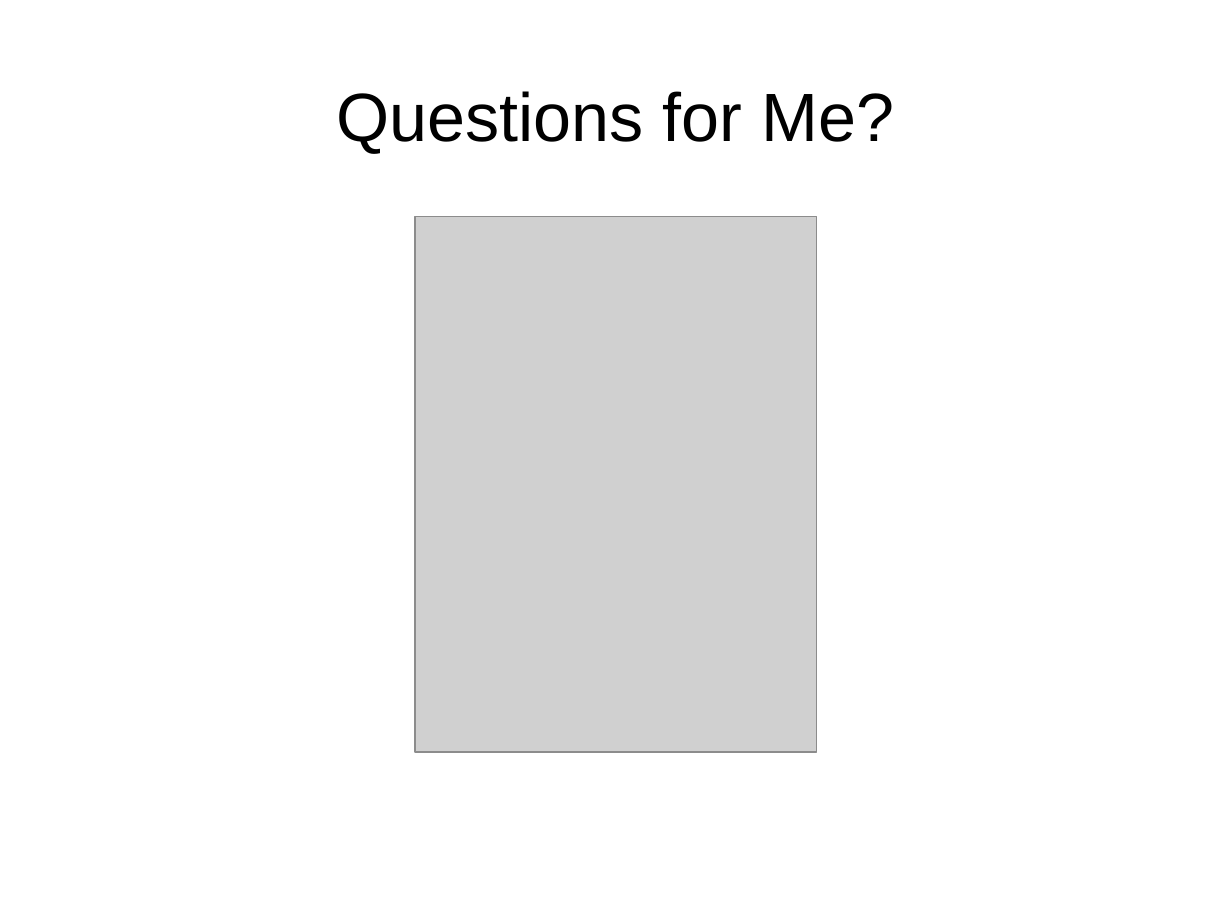
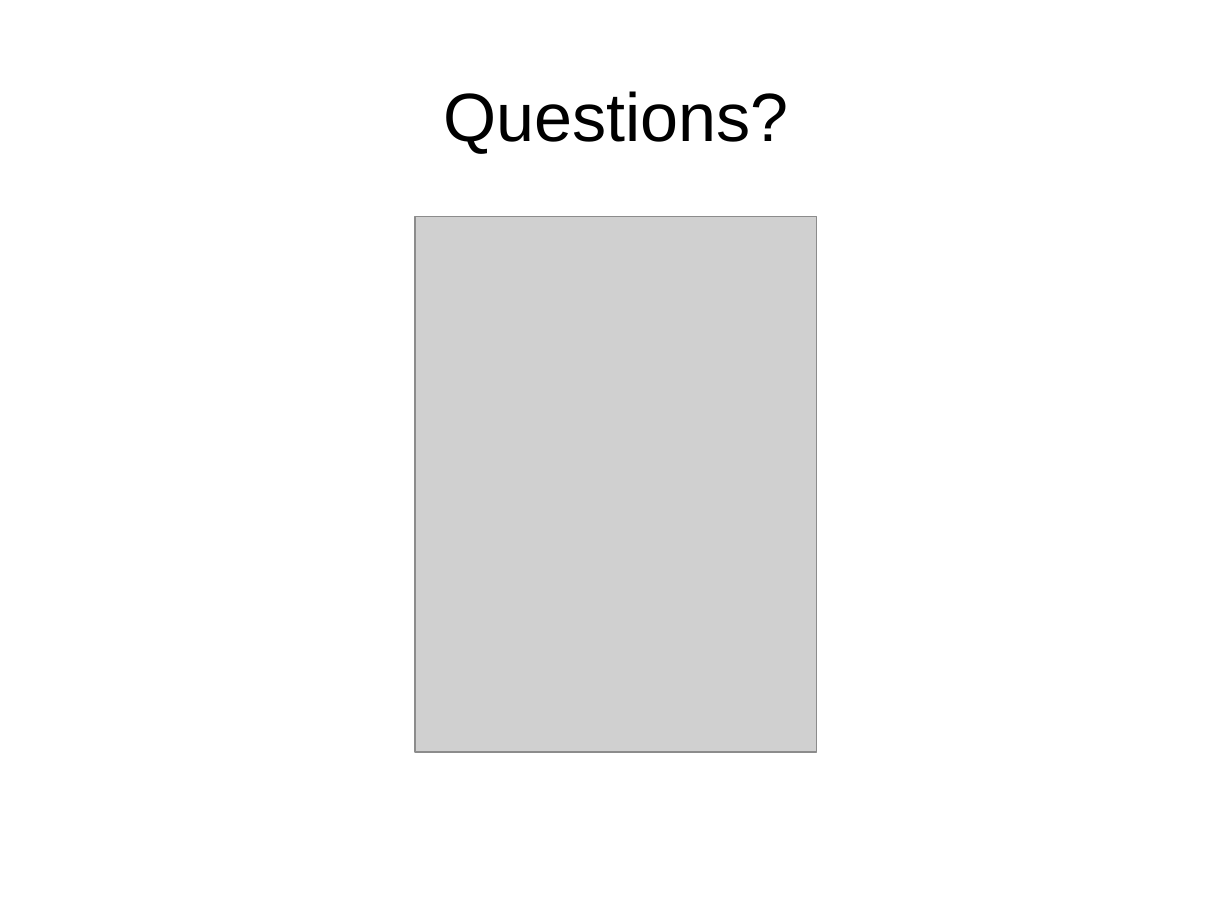
Before and after one commit to tomwhartung/jmws_accoutrements, a slide deck: slide 18 of presentations/2016_04-AWD_in_PHP_CMSes/AWD_in_PHP_CMSes-slides.odp (slide 49 before the commit). Drawn at 1232x924 pixels with LibreOffice and Linux fonts; fonts in the diff are those of the drawing; grey boxes stand for pictures. Boxes give left, top, right and bottom in pixels: in the first picture for what was removed or moved away, otherwise in the second. Text is boxed around its words. In the diff, an @@ line names an element or a change of style, - is before the commit and + after.

```diff
--- a/presentations/2016_04-AWD_in_PHP_CMSes/AWD_in_PHP_CMSes-slides.odp
+++ b/presentations/2016_04-AWD_in_PHP_CMSes/AWD_in_PHP_CMSes-slides.odp
@@ title at <box>443,91,788,153</box>: text changed @@
-Questions for Me?
+Questions?
```
Also in this commit, not shown: 34 slides removed.
